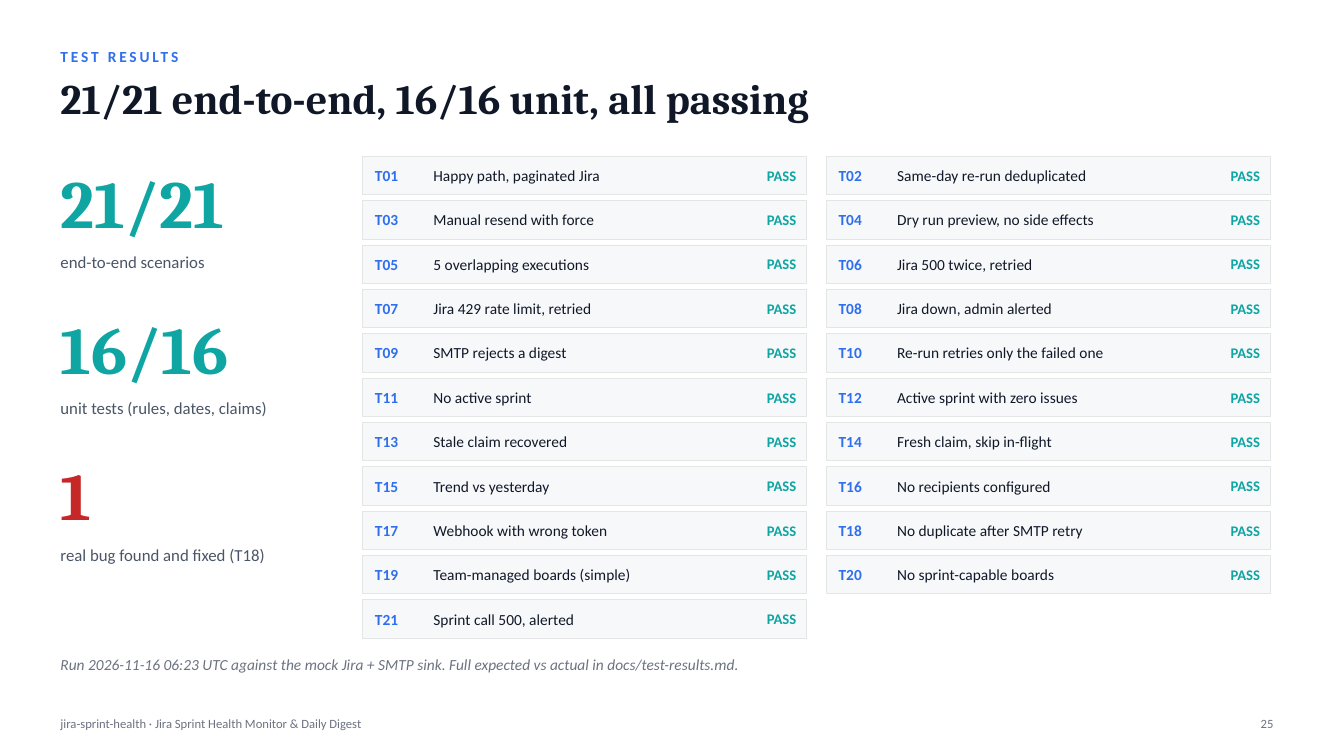
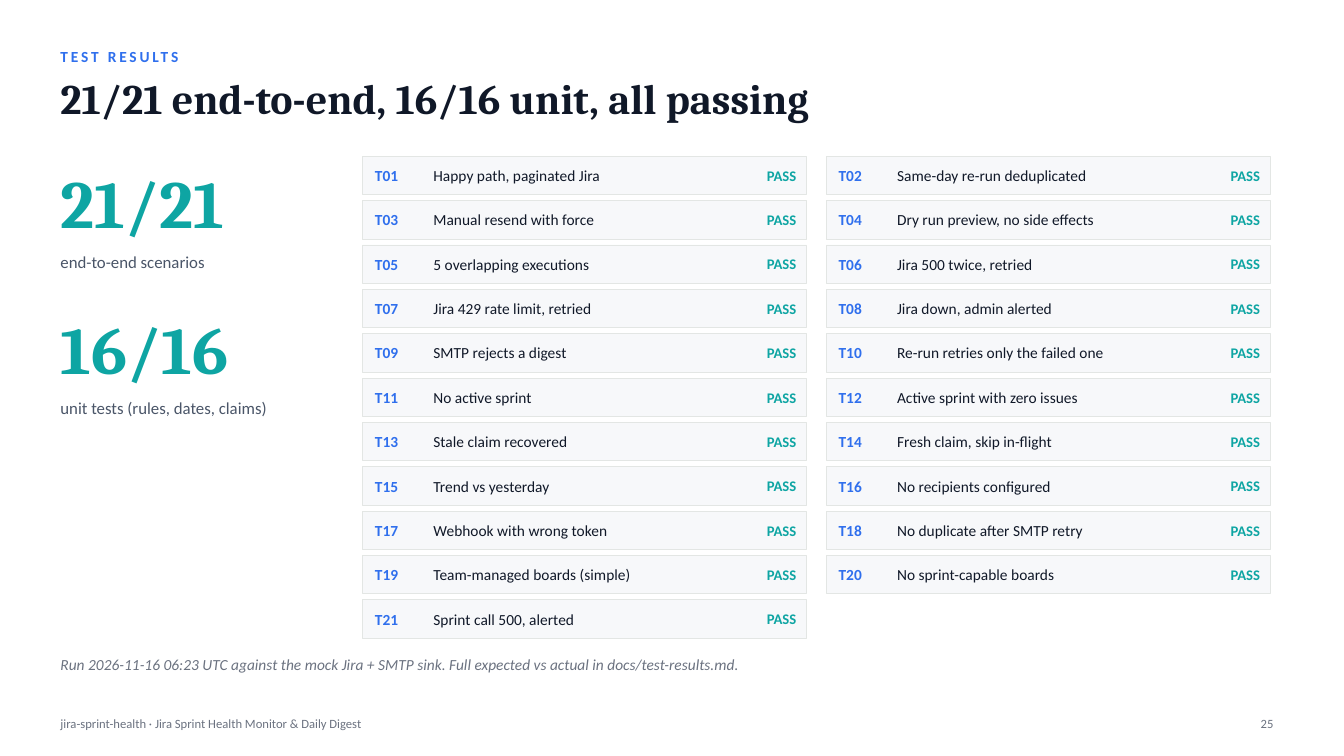
Before and after one commit to Chethan616/jira-sprint-health-n8n, a slide deck: slide 25 of deck/Jira-Sprint-Health-Monitor.pptx. Drawn at 1344x756 pixels with LibreOffice and Linux fonts; fonts in the diff are those of the drawing. Boxes give left, top, right and bottom in pixels: in the first picture for what was removed or moved away, otherwise in the second. Text is boxed around its words. In the diff, an @@ line names an element or a change of style, - is before the commit and + after.

```diff
--- a/deck/Jira-Sprint-Health-Monitor.pptx
+++ b/deck/Jira-Sprint-Health-Monitor.pptx
@@ text removed at [60,475,91,520] @@
-1
@@ text removed at [60,549,264,564] @@
-real bug found and fixed (T18)
```
Also in this commit, not shown: 7 other slides changed, 2 slides removed, 5 other files.
